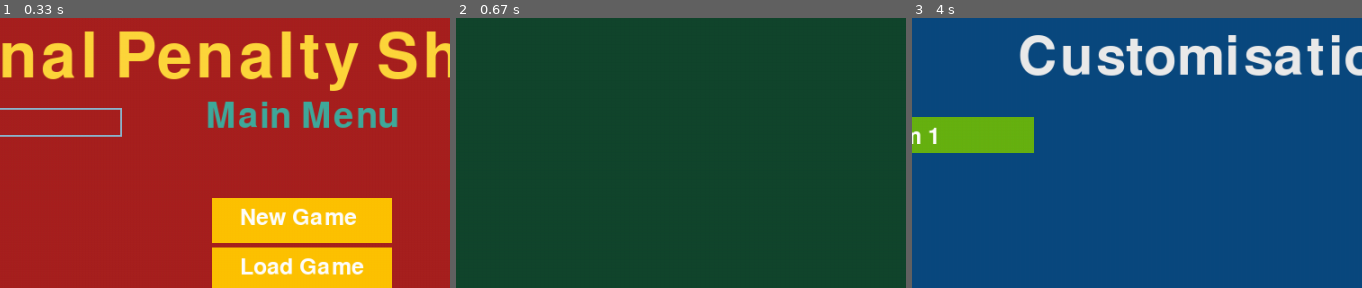
Above: before the commit, frames 1-3 (left to right).
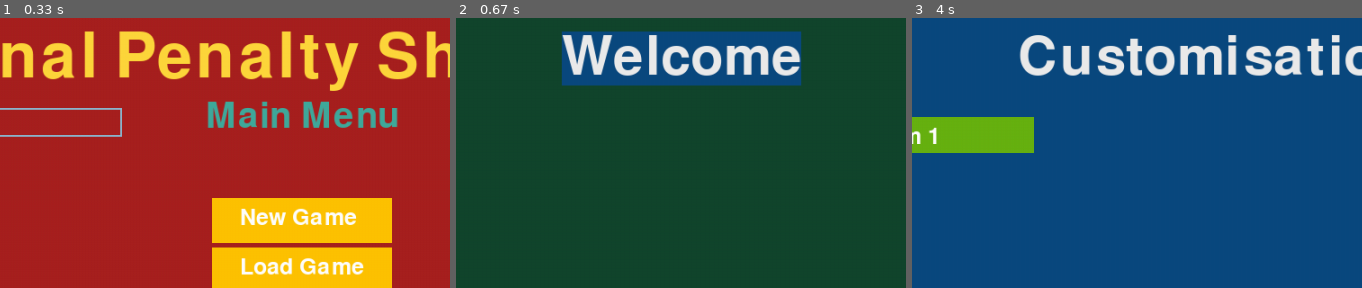
Above: after the commit, the same moments.

Repository: Jahmai-NW/sixth_form_programming
Game: pygame game, started from Football_Solution/project.py
Two runs of this game, one before a commit and one after it. Both use one fixed random seed, a clock stepped at 60 frames per second and the inputs below.
Inputs (mouse positions are % of the whole screen's width and height, from its top left):
- Up to frame 1 (0.33 s): no input
- Up to frame 2 (0.67 s): click "New Game" at 0.38 s
- Up to frame 3 (4 s): click (88, 88) at 3.47 s; click "Customisation" at 3.8 s
The pictures show only the part of the screen within x 16-66%, y 0-50%; the shares and areas given below are measured in that part.

Frame 1 is identical in both runs. In frame 2, 11% of the frame differs, in the area x 23-77%, y 4-26%; in frame 3, nothing differs.

Commit message:
struggling with welcome display

Diff:
--- a/Football_Solution/classes.py
+++ b/Football_Solution/classes.py
@@ -135,6 +135,7 @@
 textbox_rect = pygame.Rect(100, 100, 200, 32)
 textbox_active = False
 textbox_text = ""
+currentUserName = ""
 textbox_color_inactive = pygame.Color('lightskyblue3')
 textbox_color_active = pygame.Color('dodgerblue2')
 textbox_color = textbox_color_inactive
--- a/Football_Solution/project.py
+++ b/Football_Solution/project.py
@@ -45,6 +45,12 @@
 customisationTitle = font.render("Customisation", True, (235, 235, 235), (11, 73, 127))
 customisationTitleRect = customisationTitle.get_rect()
 customisationTitleRect.center = (500, 45)
+
+#### welcome player in new game screen
+font = pygame.font.Font('freesansbold.ttf', 60)
+welcomeTitle = font.render("Welcome" + str(currentUserName), True, (235, 235, 235), (11, 73, 127))
+welcomeTitleRect = customisationTitle.get_rect()
+welcomeTitleRect.center = (500, 45)
 
 
 newGameButton = ButtonCreation(400, 200, 200, 50, "   New Game", (255, 195, 0), (0, 128, 128)) #creates a new button object with the specified position (500, 300), size (400, 200), text "New Game", colour (0, 255, 0) and hover colour (0, 128, 128)
@@ -190,6 +196,7 @@
 
     elif current_screen == "create_new_game":
 
+        screen.blit(welcomeTitle, welcomeTitleRect)
         backtoMainMenuButton.draw(screen)
 
 
